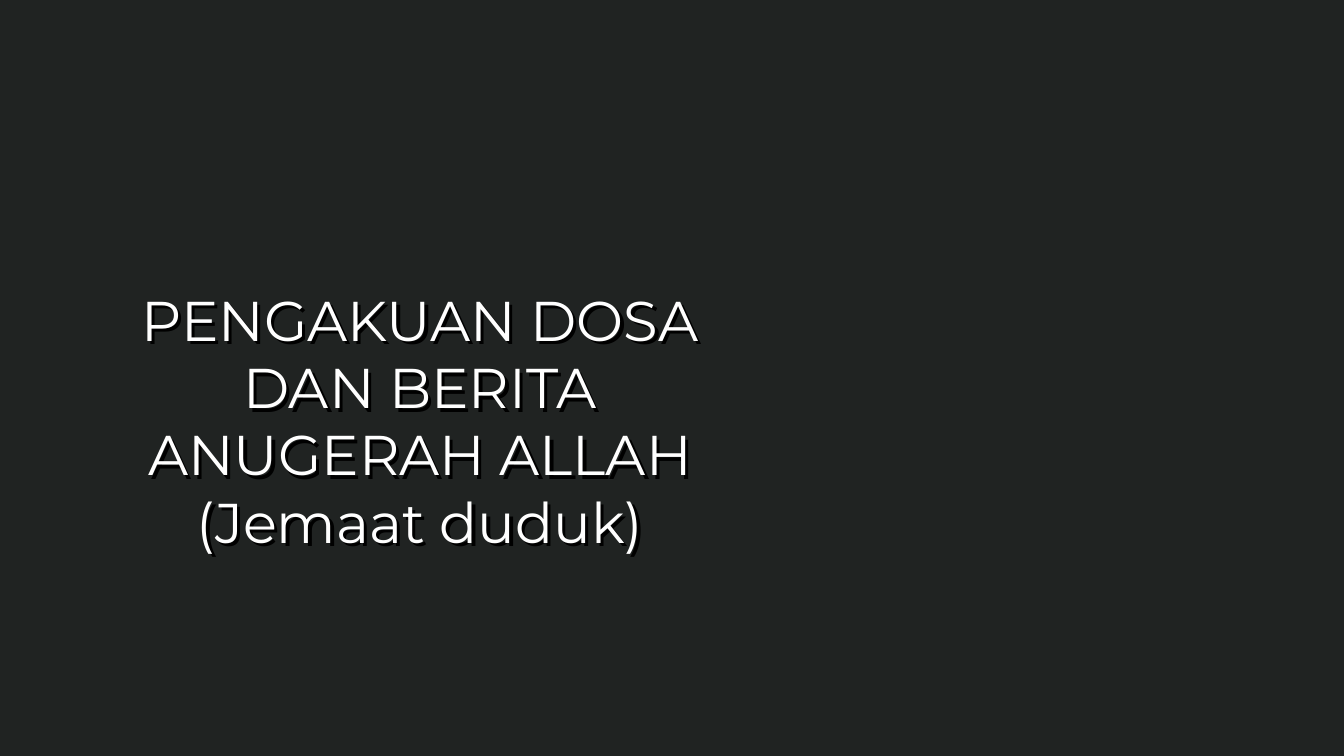
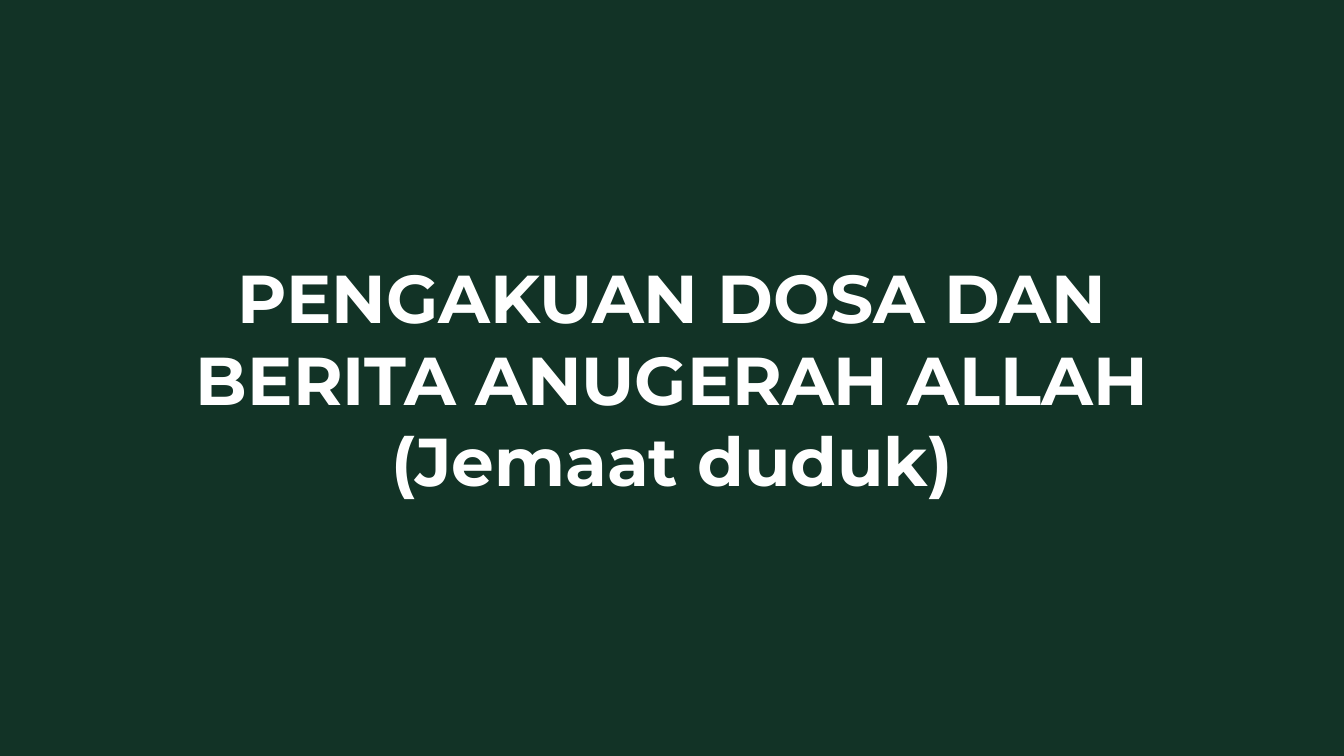
Before and after one commit to jksn23/slide-generator, a slide deck: slide 21 of Ibadah v2.pptx (slide 29 before the commit). Drawn at 1344x756 pixels with LibreOffice and Linux fonts; fonts in the diff are those of the drawing. Boxes give left, top, right and bottom in pixels: in the first picture for what was removed or moved away, otherwise in the second. Text is boxed around its words. In the diff, an @@ line names an element or a change of style, - is before the commit and + after.

```diff
--- a/Ibadah v2.pptx
+++ b/Ibadah v2.pptx
@@ background #202322 to #123326 @@
@@ text "PENGAKUAN DOSA DAN BERITA ANUGERAH ..." moved from (x1=67, y1=67, x2=773, y2=756) to (x1=196, y1=275, x2=1148, y2=499) @@
@@ text "PENGAKUAN DOSA DAN BERITA ANUGERAH ..." at (x1=196, y1=275, x2=1148, y2=499): size 48 to 58 pt, bold on @@
@@ text removed at (x1=141, y1=301, x2=699, y2=554) @@
-PENGAKUAN DOSA DAN BERITA ANUGERAH ALLAH (Jemaat duduk)
```
Also in this commit, not shown: 90 other slides changed, 6 slides added, 45 slides removed, 13 other files.
